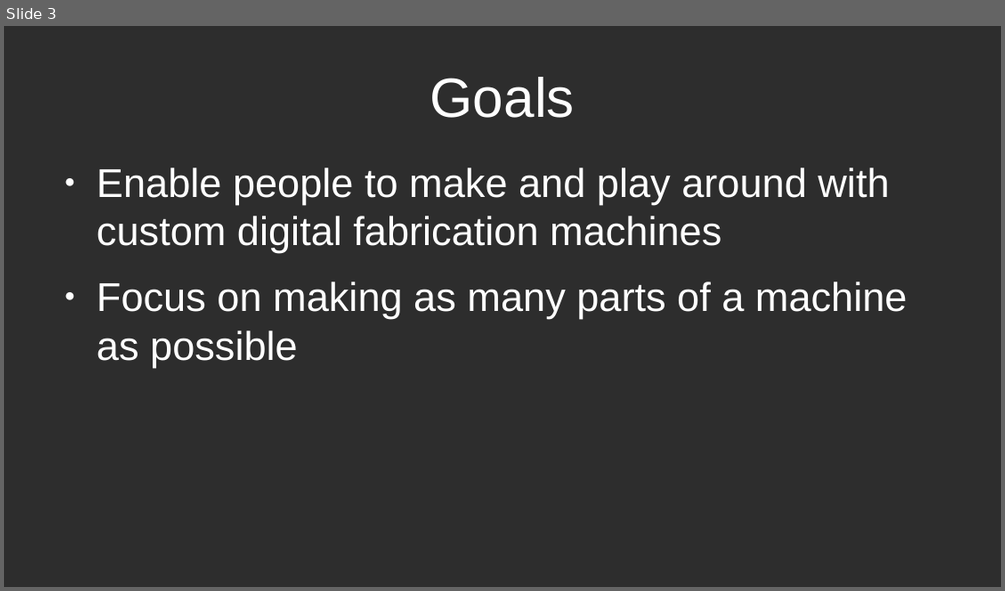
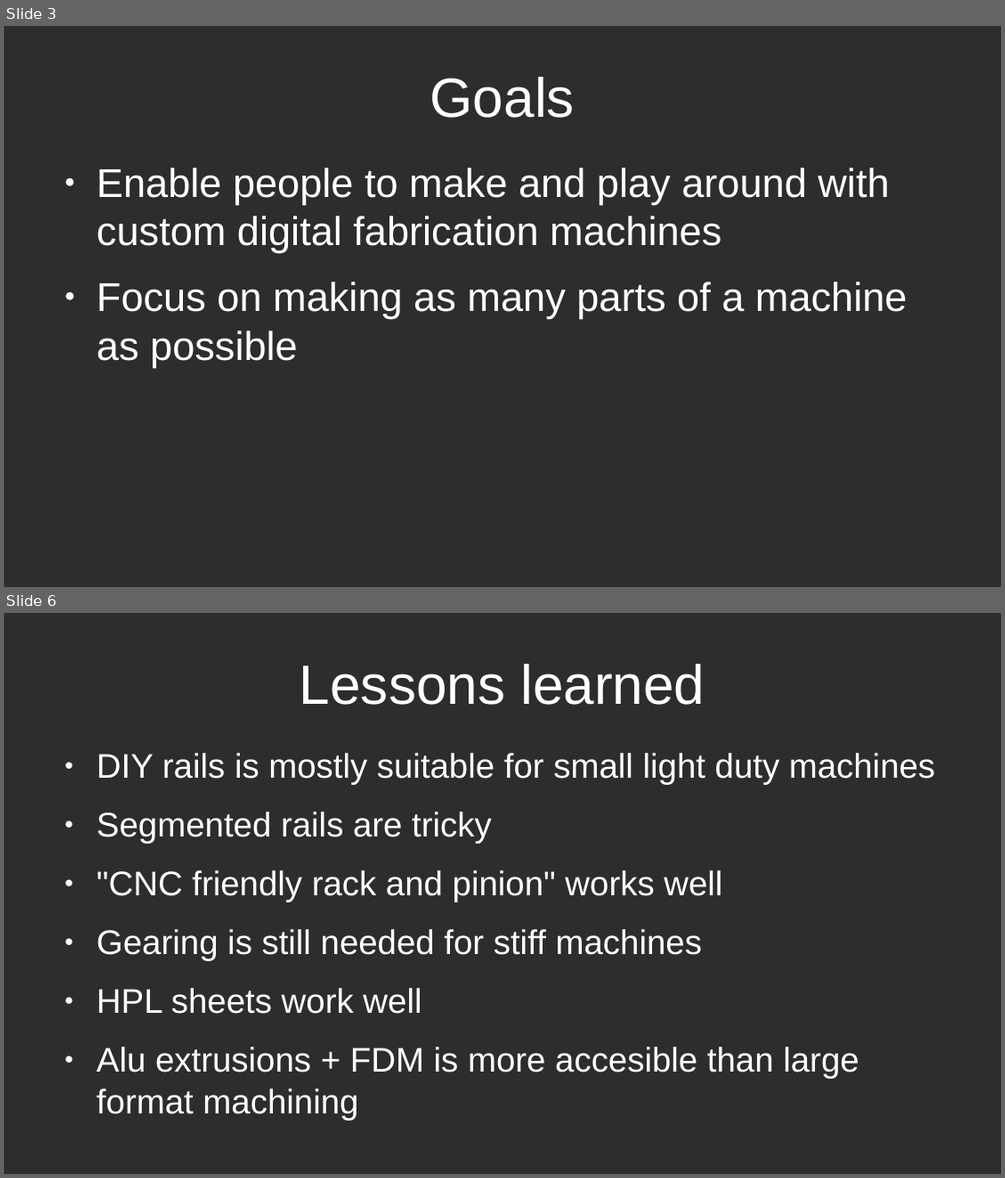
Before and after one commit to Fabricatable-Machines/Media, a slide deck: presenations/fab-academy-machine-recitation-2022-jens-dyvik.odp. Shown one above the other, each under a label of ours: slide 3 before the commit, slides 3 and 6 after it; the slides between them are not shown. The pictures are 1005x591 and 1005x1178 pixels, drawn with LibreOffice and Linux fonts; fonts in the diff are those of the drawing. Boxes give left, top, right and bottom in pixels: in the first picture for what was removed or moved away, otherwise in the second. Text is boxed around its words. In the diff, an @@ line names an element or a change of style, - is before the commit and + after.

```diff
--- a/presenations/fab-academy-machine-recitation-2022-jens-dyvik.odp
+++ b/presenations/fab-academy-machine-recitation-2022-jens-dyvik.odp
@@ slide 6 added at (4,613,1001,1174), background #2D2D2D @@
@@ title added at (299,664,704,705), 44 pt, text #FFFFFF @@
+Lessons learned
@@ text added at (97,753,935,1078), 27.2 pt, text #FFFFFF @@
+● DIY rails is mostly suitable for small light duty machines
+● Segmented rails are tricky
+● "CNC friendly rack and pinion" works well
+● Gearing is still needed for stiff machines
+● HPL sheets work well
+● Alu extrusions + FDM is more accesible than large format machining
```
Also in this commit, not shown: 5 slides changed, 4 other slides added, 2 slides removed, 2 other files.
